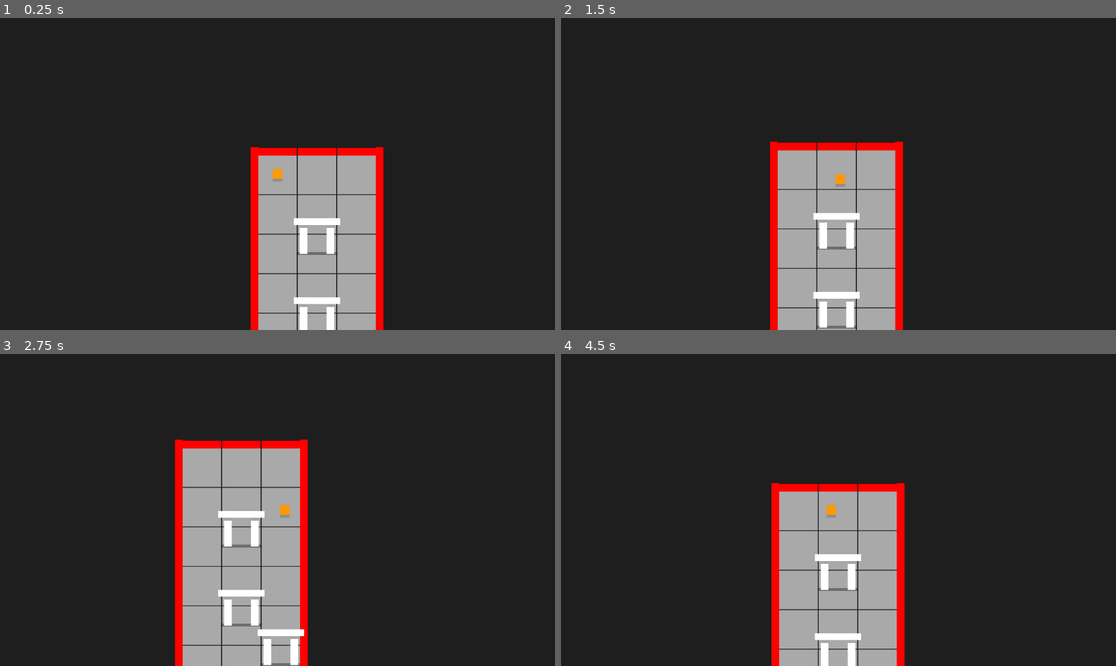
Above: before the commit, frames 1-4 (two rows, left to right).
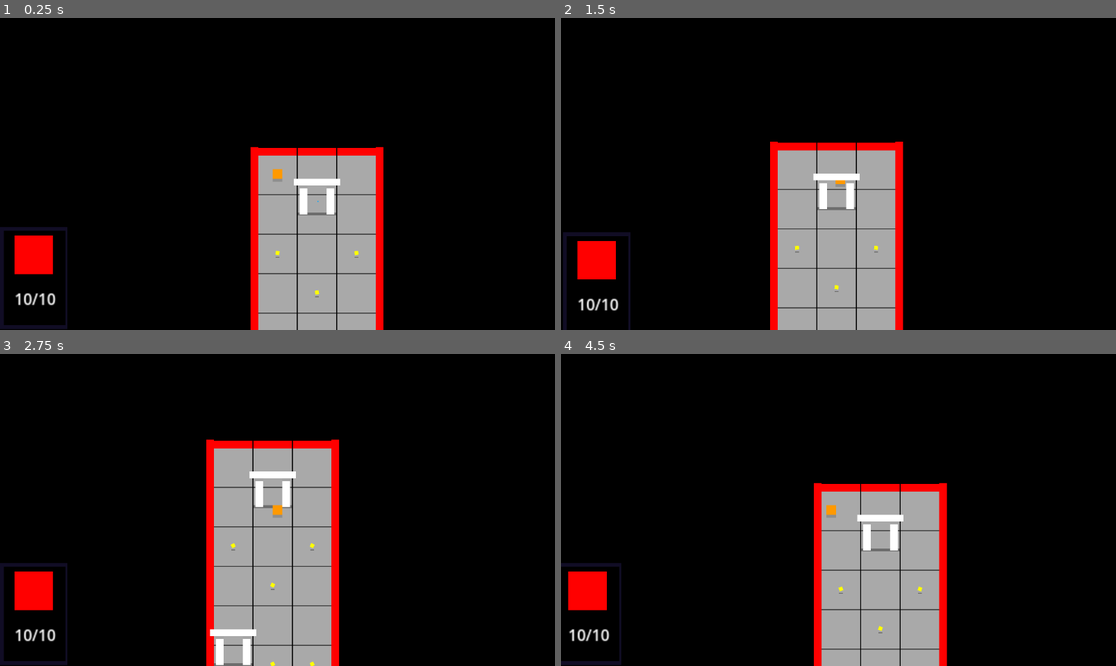
Above: after the commit, the same moments.

Repository: Textbookautist/thisthatandthose
Game: Godot game, scene res://scenes/main.tscn
Two runs of this game, one before a commit and one after it. Both use one fixed random seed, a clock stepped at 60 frames per second and the inputs below. The project has no main scene, so this scene is started directly.
Inputs:
- Up to frame 1 (0.25 s): no input
- Up to frame 2 (1.5 s): tap Enter at 0.5 s; hold Right (ui_right) 0.53-1.28 s; hold Down (ui_down) from 1.28 s (still down)
- Up to frame 3 (2.75 s): release Down (ui_down) at 2.03 s; hold Right (ui_right) from 2.03 s (still down)
- Up to frame 4 (4.5 s): release Right (ui_right) at 2.78 s; hold Up (ui_up) 2.78-3.53 s; hold Left (ui_left) from 3.53 s (still down)

The runs differ from the first frame. In frame 1, 87% of the frame differs, in the area x 0-100%, y 0-100%; in frame 2, 87%; in frame 3, 91%; in frame 4, 93%.

Commit message:
Feature: Added coins and notifications and infobox

Diff:
--- /dev/null
+++ b/scenes/coin.tscn
@@ -0,0 +1,46 @@
+[gd_scene load_steps=5 format=3 uid="uid://bhn3yk1ech4w3"]
+
+[ext_resource type="Script" uid="uid://c6cw7o2da0wh1" path="res://scripts/coin.gd" id="1_rwqht"]
+
+[sub_resource type="CircleShape2D" id="CircleShape2D_i64fm"]
+
+[sub_resource type="CircleShape2D" id="CircleShape2D_kahox"]
+radius = 2.0
+
+[sub_resource type="CircleShape2D" id="CircleShape2D_rwqht"]
+
+[node name="coin" type="RigidBody2D"]
+mass = 0.001
+gravity_scale = 0.0
+script = ExtResource("1_rwqht")
+
+[node name="RigidBody2D" type="RigidBody2D" parent="."]
+mass = 0.001
+gravity_scale = 0.0
+
+[node name="ColorRect" type="ColorRect" parent="RigidBody2D"]
+offset_left = -2.0
+offset_top = -2.0
+offset_right = 2.0
+offset_bottom = 2.0
+color = Color(1, 1, 0, 1)
+
+[node name="CollisionShape2D" type="CollisionShape2D" parent="RigidBody2D"]
+visible = false
+shape = SubResource("CircleShape2D_i64fm")
+disabled = true
+
+[node name="CollisionShape2D" type="CollisionShape2D" parent="."]
+shape = SubResource("CircleShape2D_kahox")
+
+[node name="detector" type="Area2D" parent="."]
+
+[node name="CollisionShape2D" type="CollisionShape2D" parent="detector"]
+shape = SubResource("CircleShape2D_rwqht")
+
+[node name="ColorRect2" type="ColorRect" parent="."]
+offset_left = -2.0
+offset_top = 4.0
+offset_right = 2.0
+offset_bottom = 5.0
+color = Color(0, 0, 0, 0.3529412)
--- /dev/null
+++ b/scenes/notification.tscn
@@ -0,0 +1,17 @@
+[gd_scene load_steps=2 format=3 uid="uid://c7o7rf820ytg2"]
+
+[ext_resource type="Script" uid="uid://b54tt5sflil2c" path="res://scripts/notification.gd" id="1_a8rcd"]
+
+[node name="notif" type="Node2D"]
+script = ExtResource("1_a8rcd")
+
+[node name="ColorRect" type="ColorRect" parent="."]
+offset_right = 40.0
+offset_bottom = 40.0
+color = Color(0, 0, 0, 1)
+
+[node name="textbox" type="Label" parent="."]
+custom_minimum_size = Vector2(1, 1)
+offset_right = 1.0
+offset_bottom = 23.0
+text = "+1"
--- a/scenes/player.tscn
+++ b/scenes/player.tscn
@@ -35,11 +35,72 @@
 position_smoothing_enabled = true
 position_smoothing_speed = 7.0
 
-[node name="ColorRect2" type="ColorRect" parent="."]
+[node name="infobox" type="ColorRect" parent="Camera2D"]
+custom_minimum_size = Vector2(32, 0)
+offset_left = -288.0
+offset_top = 55.0
+offset_right = -214.0
+offset_bottom = 158.0
+color = Color(0.06735103, 0.051796302, 0.14461392, 1)
+
+[node name="splitter" type="HBoxContainer" parent="Camera2D"]
+offset_left = -284.0
+offset_top = 59.0
+offset_right = -220.0
+offset_bottom = 157.0
+
+[node name="HP" type="ColorRect" parent="Camera2D/splitter"]
+custom_minimum_size = Vector2(64, 64)
+layout_mode = 2
+color = Color(0, 0, 0, 1)
+
+[node name="ColorRect" type="ColorRect" parent="Camera2D/splitter/HP"]
+layout_mode = 0
+offset_left = 11.0
+offset_top = 5.0
+offset_right = 51.0
+offset_bottom = 45.0
+color = Color(1, 0, 0, 1)
+
+[node name="Label" type="Label" parent="Camera2D/splitter/HP"]
+layout_mode = 0
+offset_left = 11.0
+offset_top = 59.0
+offset_right = 54.0
+offset_bottom = 82.0
+text = "10/10"
+horizontal_alignment = 1
+vertical_alignment = 1
+
+[node name="Score" type="ColorRect" parent="Camera2D/splitter"]
+visible = false
+custom_minimum_size = Vector2(64, 64)
+layout_mode = 2
+color = Color(0, 0, 0, 1)
+
+[node name="ColorRect" type="ColorRect" parent="Camera2D/splitter/Score"]
+layout_mode = 0
+offset_left = 12.0
+offset_top = 7.0
+offset_right = 52.0
+offset_bottom = 47.0
+color = Color(1, 1, 0, 1)
+
+[node name="Label" type="Label" parent="Camera2D/splitter/Score"]
+layout_mode = 0
+offset_left = 12.0
+offset_top = 61.0
+offset_right = 52.0
+offset_bottom = 84.0
+text = "0"
+horizontal_alignment = 1
+
+[node name="background" type="ColorRect" parent="."]
+visible = false
 z_index = -100
 custom_minimum_size = Vector2(1000, 1000)
 offset_left = -512.0
 offset_top = -489.0
 offset_right = 488.0
 offset_bottom = 511.0
-color = Color(0.11858138, 0.11858138, 0.11858138, 1)
+color = Color(0, 0, 0, 1)
--- /dev/null
+++ b/scripts/coin.gd
@@ -0,0 +1,20 @@
+extends RigidBody2D
+
+var spindirection = 0
+
+func _ready():
+	add_to_group("coin")
+	if randi_range(1,2) == 1:
+		spindirection = 1
+	else:
+		spindirection = -1
+
+func _process(_delta):
+	$RigidBody2D.angular_velocity = spindirection
+
+	var detection = $detector.get_overlapping_bodies()
+	detection.erase(self)
+	for e in detection:
+		if e.is_in_group("player"):
+			e.score += 1
+			queue_free()
--- /dev/null
+++ b/scripts/notification.gd
@@ -0,0 +1,17 @@
+extends Node2D
+
+
+var content = ""
+func _ready():
+	$textbox.text = content
+	$ColorRect.size.x = $textbox.size.x
+	$ColorRect.size.y = $textbox.size.y
+
+var timesran = 0
+func _process(_delta):
+
+	global_position.y -= timesran
+	timesran += 1
+
+	if timesran >= 100:
+		queue_free()
--- a/scripts/player.gd
+++ b/scripts/player.gd
@@ -5,11 +5,16 @@
 
 func _ready() -> void:
 	add_to_group("player")
+	$background.visible = true
+	if maxhp == null:
+		maxhp = hp
 
 
 
 #gameplay statistics
 var score = 0
+var lastscore = 0
+var maxhp = null
 var hp = 10
 
 
@@ -73,3 +78,19 @@
 	elif speed == 200:
 		speed = 60
 		$CollisionShape2D.disabled = false
+
+	if score > lastscore:
+		var difference = score-lastscore
+		var notif = (load("res://scenes/notification.tscn")).instantiate()
+		notif.content = "+" + str(difference)
+		add_child(notif)
+		lastscore = score
+	if score == 0:
+		$Camera2D/splitter/Score.visible = false
+	else:
+		$Camera2D/splitter/Score.visible = true
+		$Camera2D/splitter/Score/Label.text = str(score)
+	if true:
+		$Camera2D/splitter/HP/Label.text = str(hp)+"/"+str(maxhp)
+		$Camera2D/infobox.size.x = $Camera2D/splitter.size.x+6
+		$Camera2D/infobox.size.y = $Camera2D/splitter.size.y+8
--- a/scripts/terrain_piece.gd
+++ b/scripts/terrain_piece.gd
@@ -41,12 +41,18 @@
 	if depth != 0:
 		buildY(depth, horizon)
 	#detectTiles()
+	spawnstuff()
+
+
+
+func spawnstuff():
 	if not isFirst:
 		if randi_range(1,10) == 1:
 			var gate = (load("res://scenes/transportgate.tscn")).instantiate()
 			add_child(gate)
-
-
+		elif randi_range(1,10) >= 9:
+			var coin = (load("res://scenes/coin.tscn")).instantiate()
+			add_child(coin)
 
 func buildH(h):
 	var newHor = h-1
--- a/scripts/transportgate.gd
+++ b/scripts/transportgate.gd
@@ -69,6 +69,10 @@
 		if gate.twin == null:
 			twin = gate
 			gate.twin = self
+			#var colors = [randi_range(0,255), randi_range(0,255), randi_range(0,255)]
+			var colors = [randf_range(0.0, 1.0),randf_range(0.0, 1.0),randf_range(0.0, 1.0)]
+			modulate = Color(colors[0], colors[1], colors[2])
+			twin.modulate = Color(colors[0], colors[1], colors[2])
 			break
 	$pairfinder.queue_free()
 	if twin == null:
Not shown, added: scripts/coin.gd.uid
Not shown, added: scripts/notification.gd.uid
